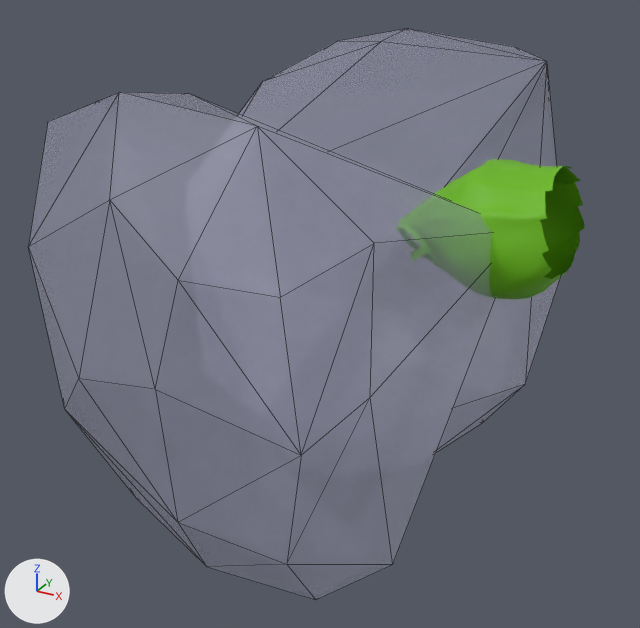
The COLLADA model data/meshes/frog/Torso_view.dae as it was, and as the next commit left it.
Before and after are seen from a 50 mm camera at (0.174, -0.628, 0.209) aimed at (-0.159, -0.024, -0.093). The axes (+X, +Y, +Z) are drawn at lower left. The lights are the same throughout. Mesh edges are drawn as thin lines on the coarser meshes. Where no turn or scale is listed for an object, it has been applied to the vertices.

Names of what the first picture shows: 'Lfoot_Rom', 'Rfoot_Rom', 'Torso'.
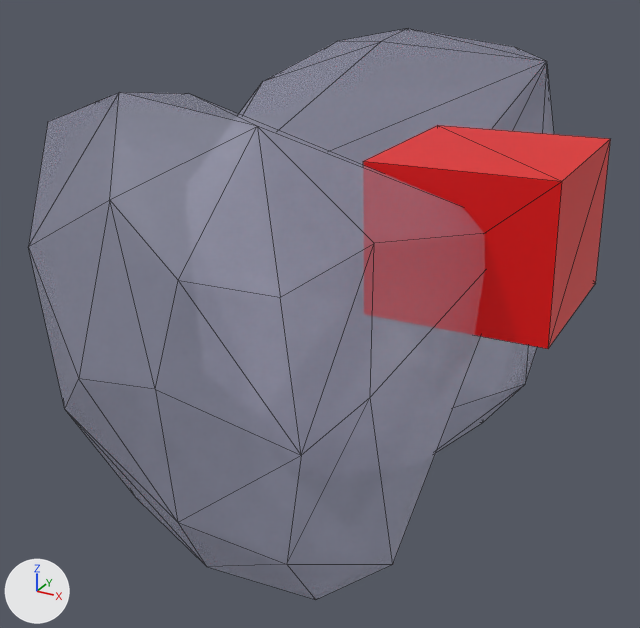
What differs and where, as boxes (x1, y1, x2, y2) in the pictures (640 x 628 px):
'Torso_box', added (red)
    after: (363, 125, 611, 349)
'Torso', unchanged, covered by the edit
    before: (434, 159, 585, 299)

The change, as a diff of the scene's bpy script:
```diff
--- a/data/meshes/frog/Torso_view.dae.py
+++ b/data/meshes/frog/Torso_view.dae.py
@@ mat_material @@
+mat_material = principled_material('Material')
+mat_material.base_color = (0.8, 0.0, 0.0)  # red #e70000
+mat_material.roughness = 0.44
@@ me_cube @@
+me_cube.from_pydata([(-0.0942, -0.0723, -0.0609), (-0.0942, 0.0674, -0.0609), (0.0462, 0.0674, -0.0572), (0.0462, -0.0723, -0.0572), (-0.0973, -0.0723, 0.0565), (-0.0973, 0.0674, 0.0565), (0.0431, 0.0674, 0.0602), (0.0431, -0.0723, 0.0602)], [], [(4, 5, 1), (5, 6, 2), (6, 7, 3), (7, 4, 0), (0, 1, 2), (7, 6, 5), (0, 4, 1), (1, 5, 2), (2, 6, 3), (3, 7, 0), (3, 0, 2), (4, 7, 5)])
+me_cube.materials.append(mat_material)  # red #e70000
@@ ob_torso_box @@
+ob_torso_box = bpy.data.objects.new('Torso_box', me_cube)
+ob_torso_box.location = (0.0, 0.0, 0.0)
```
